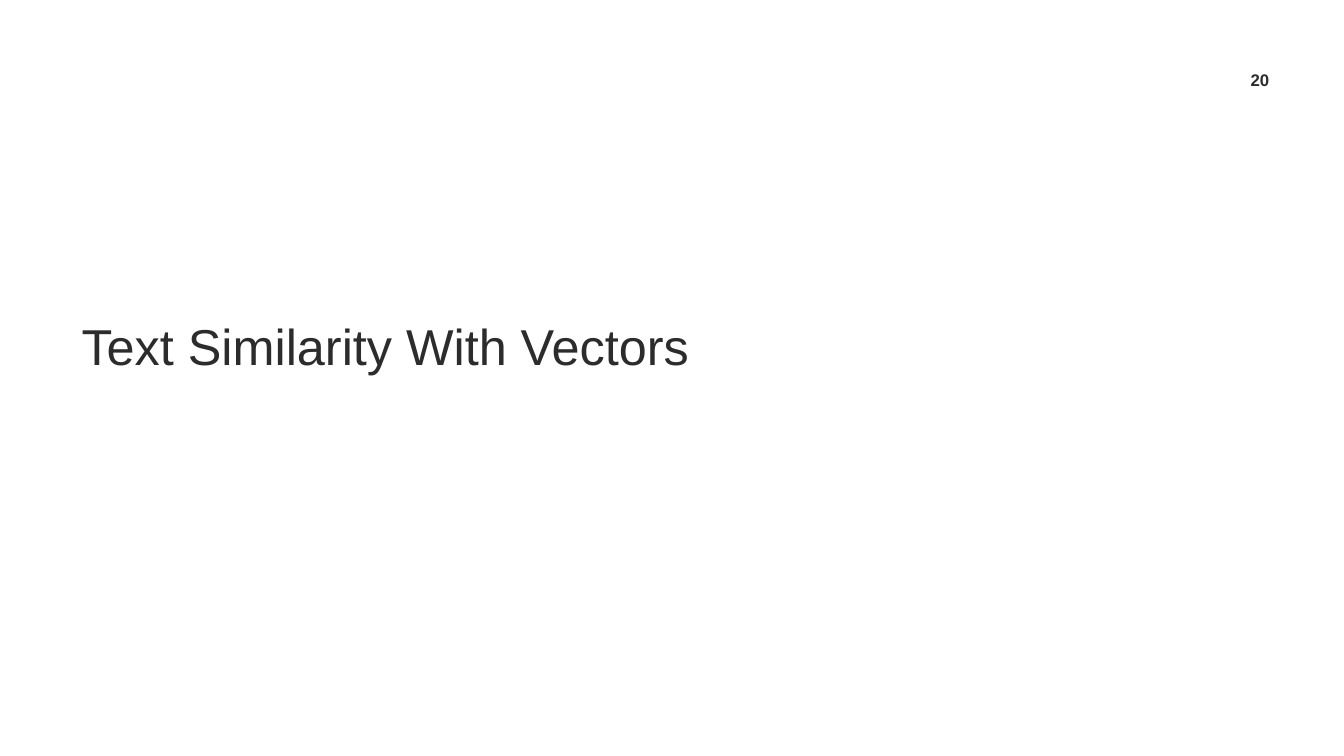
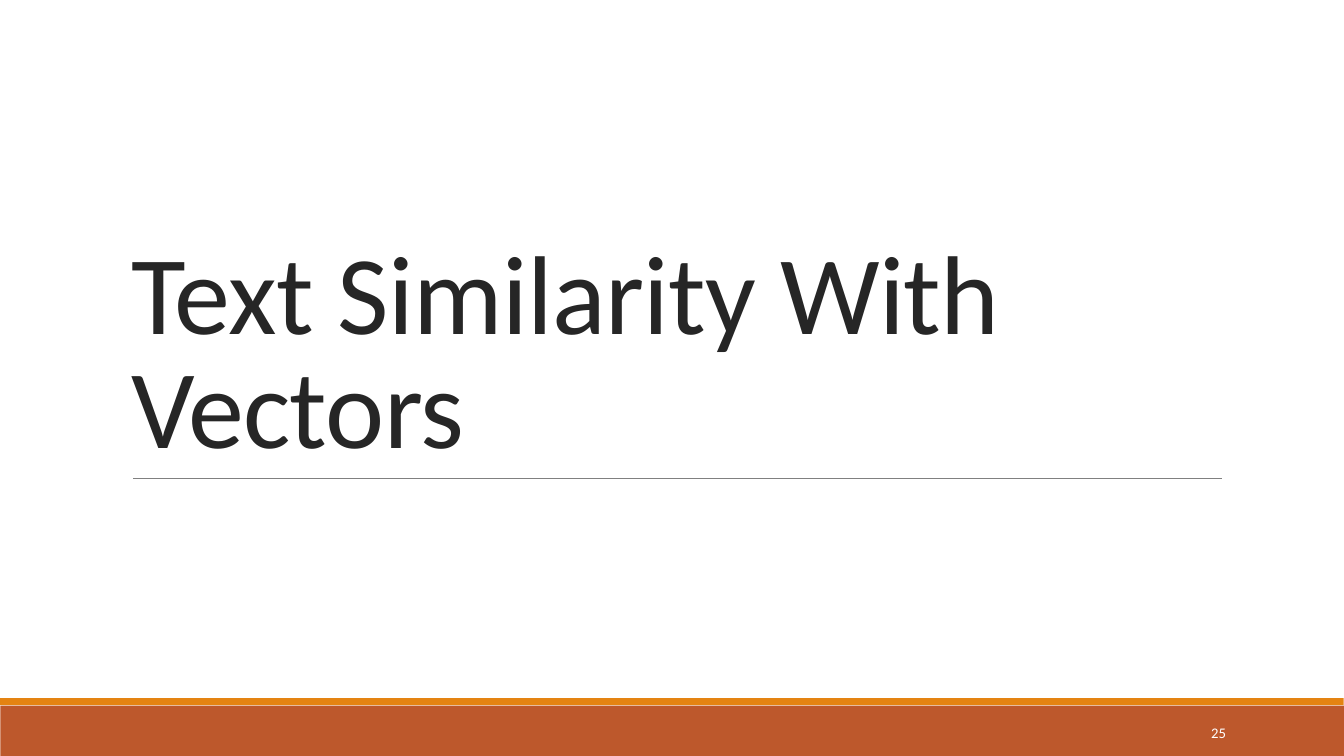
Before and after one commit to TrainingByPackt/Natural-Language-Processing-Fundamentals, a slide deck: slide 25 of Lesson-7-VectorRepresentations/Lesson 7.pptx (slide 20 before the commit). Drawn at 1344x756 pixels with LibreOffice and Linux fonts; fonts in the diff are those of the drawing; background and template pictures are left out. Boxes give left, top, right and bottom in pixels: in the first picture for what was removed or moved away, otherwise in the second. Text is boxed around its words. In the diff, an @@ line names an element or a change of style, - is before the commit and + after.

```diff
--- a/Lesson-7-VectorRepresentations/Lesson 7.pptx
+++ b/Lesson-7-VectorRepresentations/Lesson 7.pptx
@@ title "Text Similarity With Vectors": place and size @@
-title "Text Similarity With Vectors" at <box>82,328,689,375</box>
+title "Text Similarity With Vectors" at <box>131,256,1000,449</box>
@@ title "Text Similarity With Vectors" at <box>131,256,1000,449</box>: size 36 to 80 pt, font Arial to Calibri, text colour #2C2C2C to #262626, letter spacing 0 to -0.5 pt; line spacing 1 to 0.85 @@
@@ page number removed at <box>1251,74,1270,86</box> @@
-20
@@ line added from (133, 479) to (1222, 479), #808080 0.5 pt @@
@@ rectangle added at <box>0,706,1344,756</box>, fill #BD582C @@
@@ rectangle added at <box>0,699,1344,706</box>, fill #E48312 @@
@@ page number added at <box>1211,728,1226,738</box>, 10.5 pt, text #FFFFFF @@
+25
```
Also in this commit, not shown: 23 other slides changed, 5 slides added, 3 other files.
